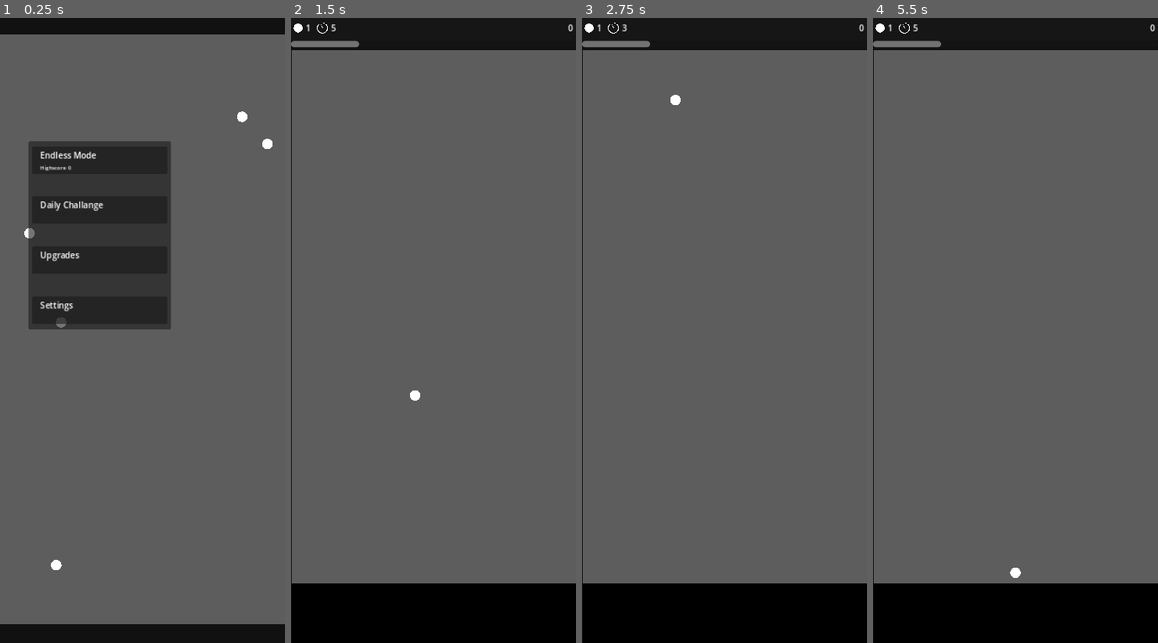
Above: before the commit, frames 1-4 (left to right).
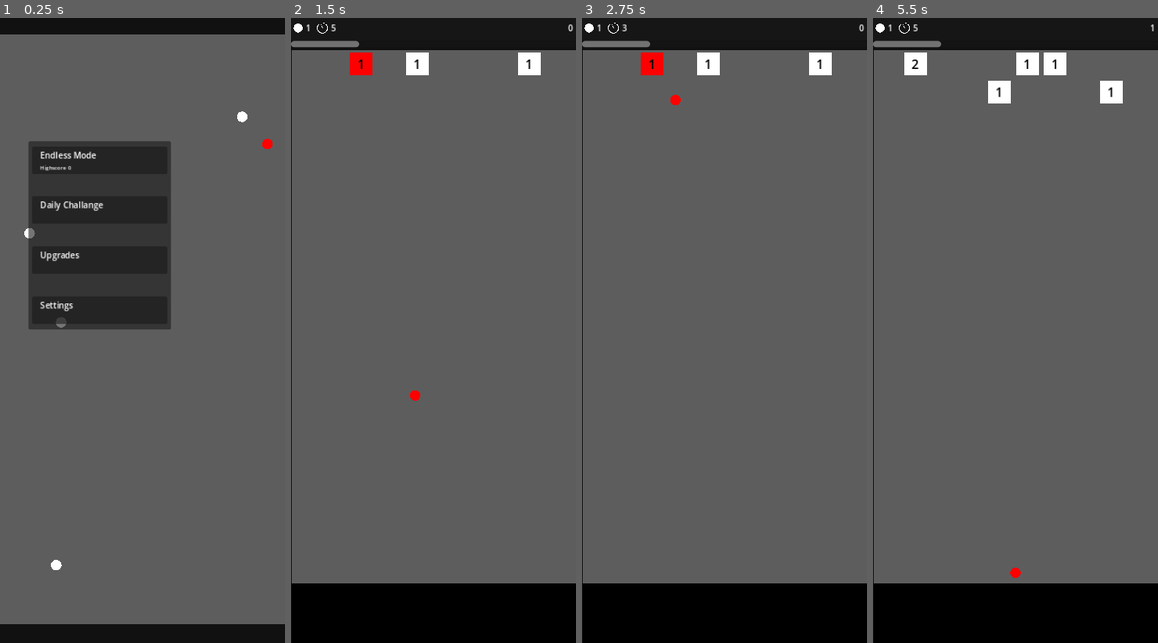
Above: after the commit, the same moments.

Repository: KKleinbeck/Ball-Defender
Game: Godot game, scene res://scenes/main_menu.tscn
The game is run twice, just before and just after one commit, with the same random seed, the same clock (stepped at 60 frames per second) and the same inputs.
Inputs (mouse positions are in pixels of both pictures, inside the frame that each line leads up to):
- Up to frame 1 (0.25 s): no input
- Up to frame 2 (1.5 s): move the mouse to (390, 161) at 0.52 s; click (390, 161) at 0.67 s; move the mouse to (376, 361) at 1.27 s; click (376, 361) at 1.42 s
- Up to frame 3 (2.75 s): tap Enter at 2 s; move the mouse to (753, 193) at 2.02 s; click (753, 193) at 2.17 s
- Up to frame 4 (5.5 s): move the mouse to (1001, 455) at 2.77 s; click (1001, 455) at 2.92 s; move the mouse to (1101, 424) at 3.52 s; click (1101, 424) at 3.67 s; move the mouse to (930, 236) at 4.27 s; click (930, 236) at 4.42 s; move the mouse to (1029, 330) at 5.02 s; click (1029, 330) at 5.17 s

The runs differ from the first frame. In frame 1, less than 0.1% of the frame differs, in the area x 92-96%, y 19-21%; in frame 2, 0.9%; in frame 3, 0.9%; in frame 4, 1.5%, in the area x 10-100%, y 1-90%.

Commit message:
Implemented the box collision logic from the draft version

Diff:
--- a/collision_list.gd
+++ b/collision_list.gd
@@ -40,7 +40,7 @@
 
 
 func triggerUpdateFor(ball: Node) -> void:
-	var eliminationSet = {}
+	var eliminationSet = {ball: null}
 	recursiveRemoveBallDependencies(ball, eliminationSet)
 	for deletedBall in eliminationSet:
 		requestCollisionUpdate.emit(deletedBall)
@@ -70,3 +70,13 @@
 			recursiveRemoveBallDependencies(ball, eliminationSet) # Restart as the list changed order now
 			return
 		index += 1
+
+
+func removeBoxFromCollisionList(boxName: String) -> void:
+	for n in entries.size():
+		if entries[n]["partner"] == "Entity" and entries[n]["partner details"].split("-")[0] == boxName:
+			triggerUpdateFor(entries[n]["ball"])
+			# Since the list now changed, it is dangerous to continue the loop
+			# Thus restart the cleaning step
+			removeBoxFromCollisionList(boxName)
+			break
--- a/global_definitions.gd
+++ b/global_definitions.gd
@@ -9,3 +9,13 @@
 
 func _ready() -> void:
 	set_process(false)
+
+
+func updateCollisionEvent(collisionEvent: Dictionary, t: float, partner: String, partner_details, collision_location: Vector2) -> void:
+	# TODO: Simultaneous collision events
+	if collisionEvent["t"] < t:
+		return
+	collisionEvent["t"] = t
+	collisionEvent["partner"] = partner
+	collisionEvent["partner details"] = partner_details
+	collisionEvent["collision location"] = collision_location
--- /dev/null
+++ b/scenes/PlayingField/box.gd
@@ -0,0 +1,37 @@
+extends Polygon2D
+
+
+var initialHealth: int
+var health: int
+var gridConstant: float
+var margin: int
+var start: Vector2
+
+
+func setup(_gridConstant: float, _margin: int, _start: Vector2, _health: int) -> void:
+	gridConstant = _gridConstant
+	margin = _margin
+	initialHealth = _health
+	health = _health
+	$Label.text = str(health)
+	$Label.size = gridConstant * Vector2(1., 1.)
+	$Label.position = _start
+
+	start = _start + Vector2(margin, margin)
+	polygon = PackedVector2Array([
+		start,
+		start + (gridConstant - 2*margin) * Vector2(1., 0.),
+		start + (gridConstant - 2*margin) * Vector2(1., 1.),
+		start + (gridConstant - 2*margin) * Vector2(0., 1.)
+	])
+
+
+func walk() -> void:
+	var yDown = gridConstant * Vector2.DOWN
+	for i in 4: polygon[i] += yDown
+	$Label.position += yDown
+
+
+func changeHealth(delta) -> void:
+	health += delta
+	$Label.text = str(health)
--- /dev/null
+++ b/scenes/PlayingField/box.tscn
@@ -0,0 +1,20 @@
+[gd_scene load_steps=3 format=3 uid="uid://df8xwyv5r0bj1"]
+
+[ext_resource type="Script" path="res://scenes/PlayingField/box.gd" id="1_3datu"]
+
+[sub_resource type="LabelSettings" id="LabelSettings_3iiho"]
+font_size = 24
+font_color = Color(0, 0, 0, 1)
+
+[node name="Box" type="Polygon2D"]
+polygon = PackedVector2Array(0, 0, 50, 0, 50, 50, 0, 50)
+script = ExtResource("1_3datu")
+
+[node name="Label" type="Label" parent="."]
+offset_right = 50.0
+offset_bottom = 50.0
+size_flags_vertical = 1
+text = "1"
+label_settings = SubResource("LabelSettings_3iiho")
+horizontal_alignment = 1
+vertical_alignment = 1
--- /dev/null
+++ b/scenes/PlayingField/box_field.gd
@@ -0,0 +1,196 @@
+extends Control
+
+
+signal readyAndRendered()
+signal boxDestruction(details, scorePoints)
+signal collectUpgrade(details, type)
+signal gameover()
+
+
+@export var boxes: PackedScene
+@export var upgrades: PackedScene
+
+
+enum BoxType {Empty, Standard, TimeUp}
+
+
+var isReady: bool = false
+var gameCanvas: Rect2
+var gridConstant: int
+var margin: int = 5
+var upgradeMargin: int = 10
+var boxesPerRow: int = 10
+var nRows: int = 0
+var pTimeUp: float = 0.1
+
+
+func _process(_delta: float) -> void:
+	gridConstant = int(size.x / boxesPerRow)
+	readyAndRendered.emit()
+	set_process(false)
+
+
+func reset() -> void:
+	nRows = 0
+	for box in get_children():
+		box.queue_free()
+
+
+func newBoxAtColumnRow(x: int, y: int) -> Polygon2D:
+	var start = position + gridConstant * Vector2(x, y)
+
+	var box = boxes.instantiate()
+	var health = nRows - randi_range(0, 1) * int(nRows / 2.)
+	box.setup(gridConstant, margin, start, health)
+	add_child(box)
+	return box
+
+
+func newTimeUpAtColumnRow(x: int, y: int) -> TextureRect:
+	var start = position + gridConstant * Vector2(x, y)
+
+	var upgrade = upgrades.instantiate()
+	upgrade.makeTimeUp(gridConstant, upgradeMargin, start)
+	add_child(upgrade)
+	return upgrade
+
+
+func newRow() -> void:
+	nRows += 1
+
+	# Determining number and location of boxes
+	var nBoxes = randi_range(3, 6)
+
+	var boxLocation = []
+	for n in boxesPerRow:
+		if n < nBoxes:
+			boxLocation.append(BoxType.Standard)
+		else:
+			boxLocation.append(BoxType.Empty)
+	if randf() < pTimeUp:
+		boxLocation[-1] = BoxType.TimeUp
+	boxLocation.shuffle()
+
+	for n in boxesPerRow:
+		match boxLocation[n]:
+			BoxType.Standard:
+				newBoxAtColumnRow(n, 0)
+			BoxType.TimeUp:
+				newTimeUpAtColumnRow(n, 0)
+			_:
+				pass
+
+
+func walk() -> void:
+	for box in get_children():
+		if box is Polygon2D and box.polygon[3].y + gridConstant > size.y:
+			gameover.emit()
+			return
+		box.walk()
+	newRow()
+
+
+func calculateOnBoxCollision(ball, collisionEvent: Dictionary) -> void:
+	var trajDir = ball.velocity.normalized()
+	var boxWidth = gridConstant - 2 * margin
+	var radius = 0.5 * ball.diameter
+	var cornerCollDist = sqrt(1/2.) * boxWidth + radius
+	var wallCollDist = 0.5 * (boxWidth + ball.diameter)
+
+	for box in get_children():
+		if box.is_queued_for_deletion(): continue
+
+		if box is TextureRect:
+			var center = box.position + 0.5 * boxWidth * Vector2(1., 1.)
+			var deltaPos = center - ball.position
+
+			var signedLongDist = deltaPos.dot(trajDir)
+			var signedOrthoDist = deltaPos.cross(trajDir)
+			var distAtCollision = box.radius + radius
+			if signedLongDist < 0 or abs(signedOrthoDist) > distAtCollision:
+				continue
+
+			var travelDist = signedLongDist - sqrt(distAtCollision * distAtCollision - signedOrthoDist * signedOrthoDist)
+			var tCollision = travelDist / ball.velocity.length()
+			if tCollision < 0: continue
+			GlobalDefinitions.updateCollisionEvent(
+				collisionEvent, tCollision, "Entity", box.name + "-" + "upgrade",
+				center - 0.99 * distAtCollision * trajDir.rotated(asin(-signedOrthoDist / distAtCollision))
+			)
+
+		if box is Polygon2D:
+			var deltaPos = box.polygon[0] - ball.position + 0.5 * boxWidth * Vector2(1., 1.)
+
+			# check if ball traveling towards box and box within potential collision range
+			if deltaPos.dot(trajDir) < 0 or abs(deltaPos.cross(trajDir)) > cornerCollDist:
+				if ball.debugMode: box.color = Color(1, 1, 1)
+				continue
+			else:
+				if ball.debugMode: box.color = Color(1, 0, 0)
+
+				# side wall collision
+				var horDist = deltaPos.x - sign(trajDir.x) * wallCollDist
+				if sign(trajDir.x) * horDist > 0:
+					var tCollision = horDist / ball.velocity.x
+					if abs(deltaPos.y - ball.velocity.y * tCollision) < 0.5 * boxWidth:
+						if ball.debugMode: box.color = Color(0, 0, 1.)
+						GlobalDefinitions.updateCollisionEvent(
+							collisionEvent, tCollision, "Entity", box.name + "-" + "horizontal",
+							Vector2(
+								box.polygon[1 - sign(trajDir.x)].x - radius * sign(trajDir.x),
+								ball.position.y + ball.velocity.y * tCollision
+							)
+						)
+
+				var vertDist = deltaPos.y - sign(trajDir.y) * wallCollDist
+				if sign(trajDir.y) * vertDist > 0:
+					var tCollision = vertDist / ball.velocity.y
+					if abs(deltaPos.x - ball.velocity.x * tCollision) < 0.5 * boxWidth:
+						if ball.debugMode: box.color = Color(0, 0, 1.)
+						GlobalDefinitions.updateCollisionEvent(
+							collisionEvent, tCollision, "Entity", box.name + "-" + "vertical",
+							Vector2(
+								ball.position.x + ball.velocity.x * tCollision,
+								box.polygon[1 - sign(trajDir.y)].y - radius * sign(trajDir.y)
+							)
+						)
+
+				# Corner collision
+				for i in 4:
+					var cornerToBall = box.polygon[i] - ball.position
+					var signedOrthoDist = cornerToBall.cross(trajDir)
+					if abs(signedOrthoDist) > radius: continue
+					var travelDist = cornerToBall.dot(trajDir) - sqrt(radius * radius - signedOrthoDist * signedOrthoDist)
+					var tCollision = travelDist / ball.velocity.length()
+					if tCollision < 0: continue
+					if ball.debugMode: box.color = Color(0, 0, 1.)
+					GlobalDefinitions.updateCollisionEvent(
+						collisionEvent, tCollision, "Entity", box.name + "-" + "corner" + str(i),
+						box.polygon[i] - 0.99 * radius * trajDir.rotated(asin(-signedOrthoDist / radius))
+					)
+
+
+func resolveOnBoxCollision(collisionEvent: Dictionary) -> void:
+	var ball = collisionEvent["ball"]
+	var boxName = collisionEvent["partner details"].split("-")[0]
+	var box = get_children().filter(func(x): return x.name == boxName)[0]
+
+	# Collision Physics
+	if collisionEvent["partner details"].contains("horizontal"):
+		ball.velocity.x *= -1
+	elif collisionEvent["partner details"].contains("vertical"):
+		ball.velocity.y *= -1
+	elif collisionEvent["partner details"].contains("corner"):
+		var corner = box.polygon[int(collisionEvent["partner details"][-1])]
+		ball.velocity = ball.velocity.bounce((corner - ball.position).normalized())
+	elif collisionEvent["partner details"].contains("upgrade"):
+		box.queue_free()
+		collectUpgrade.emit(collisionEvent["partner details"], box.type)
+		return
+	# TODO: After all stability improvements, we should still implement a check here, to see whether the ball entered a box at this step
+
+	# Box destruction
+	box.changeHealth(-1)
+	if box.health <= 0:
+		box.queue_free()
+		boxDestruction.emit(collisionEvent["partner details"], box.initialHealth)
--- /dev/null
+++ b/scenes/PlayingField/box_field.tscn
@@ -0,0 +1,12 @@
+[gd_scene load_steps=4 format=3 uid="uid://bnjc37jk5h6xx"]
+
+[ext_resource type="Script" path="res://scenes/PlayingField/box_field.gd" id="1_6p8rj"]
+[ext_resource type="PackedScene" uid="uid://df8xwyv5r0bj1" path="res://scenes/PlayingField/box.tscn" id="2_tg1nd"]
+[ext_resource type="PackedScene" path="res://scenes/upgrade.tscn" id="3_ko4xv"]
+
+[node name="Boxes" type="Control"]
+layout_mode = 3
+anchors_preset = 0
+script = ExtResource("1_6p8rj")
+boxes = ExtResource("2_tg1nd")
+upgrades = ExtResource("3_ko4xv")
--- a/scenes/PlayingField/score_bar.gd
+++ b/scenes/PlayingField/score_bar.gd
@@ -7,3 +7,7 @@
 
 func setDeathTimer(n: int) -> void:
 	%DeathTimer.text = str(n)
+
+
+func setScore(n: int) -> void:
+	%Score.text = str(n)
--- a/scenes/endless_mode.gd
+++ b/scenes/endless_mode.gd
@@ -11,10 +11,12 @@
 const boxesPerRow: int = 10
 const boxMargin: int = 5
 
+var boxFieldReady: bool = false
 var ballSpeed
 var nBalls: int = 1
 var nBallsSpawned: int = 0
 var nBallsDespawned: int = 0
+var score: int = 0
 
 var deathTime: int = 5
 var deathTimeRemaining: int :
@@ -28,11 +30,18 @@
 # ========================================
 func _ready() -> void:
 	%PlayingField.ballDespawned.connect(_on_ball_despawned)
+	%PlayingField.requestCalculateOnBoxCollision.connect(%BoxField.calculateOnBoxCollision)
+	%PlayingField.requestResolveOnBoxCollision.connect(%BoxField.resolveOnBoxCollision)
 	%PlayingField.canvasClicked.connect(_on_click_on_playingfield)
+
+	%BoxField.readyAndRendered.connect(_box_field_ready)
+	#%BoxField.collision.connect(_on_boxes_collision)
+	%BoxField.boxDestruction.connect(_on_box_destruction)
+	#%BoxField.collectUpgrade.connect(_on_collect_upgrade)
+	%BoxField.gameover.connect(_on_gameover)
 
 	$ScoreBar.setBallNumber(nBalls)
 	$ProgressBar.max_value = ballProgressAngleRequired
-	#updateScore()
 	roundReset()
 
 
@@ -51,7 +60,7 @@
 	$BallSpawnTimer.stop()
 	$DeathTimer.stop()
 
-	#$Boxes.walk()
+	if boxFieldReady: %BoxField.walk()
 
 	# Free all spawned balls and resets collision list
 	%PlayingField.reset()
@@ -105,6 +114,23 @@
 		roundReset()
 
 
+func _box_field_ready() -> void:
+	boxFieldReady = true
+	%BoxField.walk()
+
+
+func _on_box_destruction(details: String, scorePoints: int) -> void:
+	score += scorePoints
+	$ScoreBar.setScore(score)
+	var boxName = details.split("-")[0]
+	CollisionList.removeBoxFromCollisionList(boxName)
+
+
+func _on_gameover() -> void:
+	GlobalDefinitions.state = GlobalDefinitions.State.GAMEOVER
+	stopRunning()
+
+
 func _on_ball_spawn_timer_timeout() -> void:
 	if nBallsSpawned == nBalls:
 		$BallSpawnTimer.stop()
--- a/scenes/endless_mode.tscn
+++ b/scenes/endless_mode.tscn
@@ -1,8 +1,9 @@
-[gd_scene load_steps=4 format=3 uid="uid://38hpxc86n28g"]
+[gd_scene load_steps=5 format=3 uid="uid://38hpxc86n28g"]
 
 [ext_resource type="Script" path="res://scenes/endless_mode.gd" id="1_5codb"]
-[ext_resource type="PackedScene" uid="uid://27sxmgkg6fdi" path="res://scenes/PlayingField/ScoreBar.tscn" id="2_dgjtq"]
+[ext_resource type="PackedScene" uid="uid://27sxmgkg6fdi" path="res://scenes/PlayingField/score_bar.tscn" id="2_dgjtq"]
 [ext_resource type="PackedScene" uid="uid://cweg7yil1pury" path="res://scenes/playing_field.tscn" id="3_wjj17"]
+[ext_resource type="PackedScene" uid="uid://bnjc37jk5h6xx" path="res://scenes/PlayingField/box_field.tscn" id="4_mwu1d"]
 
 [node name="EndlessMode" type="Node"]
 script = ExtResource("1_5codb")
@@ -46,6 +47,13 @@
 unique_name_in_owner = true
 position = Vector2(269, 990)
 
+[node name="BoxField" parent="AspectRatioContainer/Container" instance=ExtResource("4_mwu1d")]
+unique_name_in_owner = true
+layout_mode = 1
+anchors_preset = -1
+anchor_right = 1.0
+anchor_bottom = 0.9
+
 [node name="Void" type="ColorRect" parent="AspectRatioContainer/Container"]
 layout_mode = 1
 anchors_preset = -1
--- a/scenes/playing_field.gd
+++ b/scenes/playing_field.gd
@@ -2,6 +2,8 @@
 
 
 signal ballDespawned
+signal requestCalculateOnBoxCollision(ball: Node, collisionEvent: Dictionary)
+signal requestResolveOnBoxCollision(collisionEvent: Dictionary)
 signal canvasClicked(location: Vector2)
 
 var ballObj: PackedScene = load("res://scenes/PlayingField/ball.tscn")
@@ -34,6 +36,8 @@
 	ballDict[newBall.name] = newBall
 	if determineCollision:
 		calculateNextCollision(newBall)
+	if ballDict.size() == 1:
+		newBall.toggleDebug()
 
 
 func despawnBall(ball: Node) -> void:
@@ -101,23 +105,13 @@
 # ========================================
 # ========= Collision Handling ===========
 # ========================================
-func updateCollisionEvent(collisionEvent: Dictionary, t: float, partner: String, partner_details, collision_location: Vector2) -> void:
-	# TODO: Simultaneous collision events
-	if collisionEvent["t"] < t:
-		return
-	collisionEvent["t"] = t
-	collisionEvent["partner"] = partner
-	collisionEvent["partner details"] = partner_details
-	collisionEvent["collision location"] = collision_location
-
-
 func calculateNextCollision(ball) -> void:
 	if ball.is_queued_for_deletion():
 		return
 	var collisionEvent = {"ball": ball, "t": INF}
 	calculateOnCanvasCollision(ball, collisionEvent)
 	calculateOnBallCollision(ball, collisionEvent)
-	#calculateOnBoxCollision(ball, collisionEvent)
+	calculateOnBoxCollision(ball, collisionEvent)
 
 	CollisionList.add(collisionEvent)
 
@@ -130,16 +124,16 @@
 	var endPosition = position + size
 	if v.x < 0:
 		var tCollision = (position.x + r - p.x) / v.x
-		updateCollisionEvent(collisionEvent, tCollision, "Canvas", "Left", Vector2(r, p.y + v.y * tCollision))
+		GlobalDefinitions.updateCollisionEvent(collisionEvent, tCollision, "Canvas", "Left", Vector2(r, p.y + v.y * tCollision))
 	else:
 		var tCollision = (endPosition.x - r - p.x) / (v.x + 1e-200) # In case v.x == 0
-		updateCollisionEvent(collisionEvent, tCollision, "Canvas", "Right", Vector2(endPosition.x - r, p.y + v.y * tCollision))
+		GlobalDefinitions.updateCollisionEvent(collisionEvent, tCollision, "Canvas", "Right", Vector2(endPosition.x - r, p.y + v.y * tCollision))
 	if v.y < 0:
 		var tCollision = (r - p.y) / v.y
-		updateCollisionEvent(collisionEvent, tCollision, "Canvas", "Top", Vector2(p.x + v.x * tCollision, r))
+		GlobalDefinitions.updateCollisionEvent(collisionEvent, tCollision, "Canvas", "Top", Vector2(p.x + v.x * tCollision, r))
 	else:
 		var tCollision = (size.y + 2*r - p.y) / (v.y + 1e-200)
-		updateCollisionEvent(collisionEvent, tCollision, "Canvas", "Void", Vector2(p.x + v.x * tCollision, size.y + 2*r))
+		GlobalDefinitions.updateCollisionEvent(collisionEvent, tCollision, "Canvas", "Void", Vector2(p.x + v.x * tCollision, size.y + 2*r))
 
 
 func calculateOnBallCollision(ball, collisionEvent: Dictionary) -> void:
@@ -162,9 +156,13 @@
 			continue
 
 		var tCollision = (-b - pow(discriminant, 0.5)) / (2*a)
-		updateCollisionEvent(
+		GlobalDefinitions.updateCollisionEvent(
 			collisionEvent, tCollision, "Ball", other, ball.position + ball.velocity * tCollision
 		)
+
+
+func calculateOnBoxCollision(ball: Node, collisionEvent: Dictionary) -> void:
+	requestCalculateOnBoxCollision.emit(ball, collisionEvent)
 
 
 func resolveCollision(collisionEvent: Dictionary) -> void:
@@ -180,8 +178,8 @@
 		"Ball":
 			resolveOnBallCollision(collisionEvent)
 
-		#"Boxes":
-			#resolveOnBoxCollision(collisionEvent)
+		"Entity":
+			requestResolveOnBoxCollision.emit(collisionEvent)
 
 
 func resolveOnCanvasCollision(collisionEvent) -> void:
--- /dev/null
+++ b/scenes/upgrade.gd
@@ -0,0 +1,28 @@
+extends TextureRect
+
+
+var gridConstant: int
+var margin: int
+var radius: float
+var type: GlobalDefinitions.Upgrade
+
+
+# Called when the node enters the scene tree for the first time.
+func _ready() -> void:
+	set_process(false)
+
+
+func makeTimeUp(_gridConstant: int, _margin: int, start: Vector2) -> void:
+	texture = load("res://assets/timer.png")
+	type = GlobalDefinitions.Upgrade.TimeUp
+	gridConstant = _gridConstant
+	margin = _margin
+	radius = 0.5 * gridConstant - _margin
+
+	position = start + Vector2(margin, margin)
+	size = Vector2(gridConstant - 2*margin, gridConstant - 2*margin)
+
+
+func walk() -> void:
+	var yDown = gridConstant * Vector2.DOWN
+	position += yDown
--- /dev/null
+++ b/scenes/upgrade.tscn
@@ -0,0 +1,11 @@
+[gd_scene load_steps=3 format=3 uid="uid://bqy5nw3j6lcwy"]
+
+[ext_resource type="Texture2D" uid="uid://ddctsy32lmu4k" path="res://assets/timer.png" id="1_vgvqb"]
+[ext_resource type="Script" path="res://scenes/upgrade.gd" id="2_6m3pv"]
+
+[node name="Upgrade" type="TextureRect"]
+offset_right = 100.0
+offset_bottom = 100.0
+texture = ExtResource("1_vgvqb")
+expand_mode = 1
+script = ExtResource("2_6m3pv")
Renamed: scenes/PlayingField/ScoreBar.tscn -> scenes/PlayingField/score_bar.tscn
